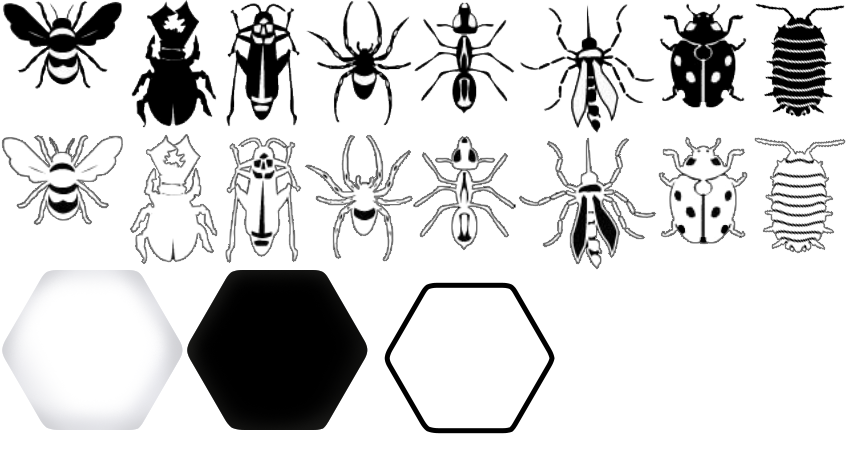
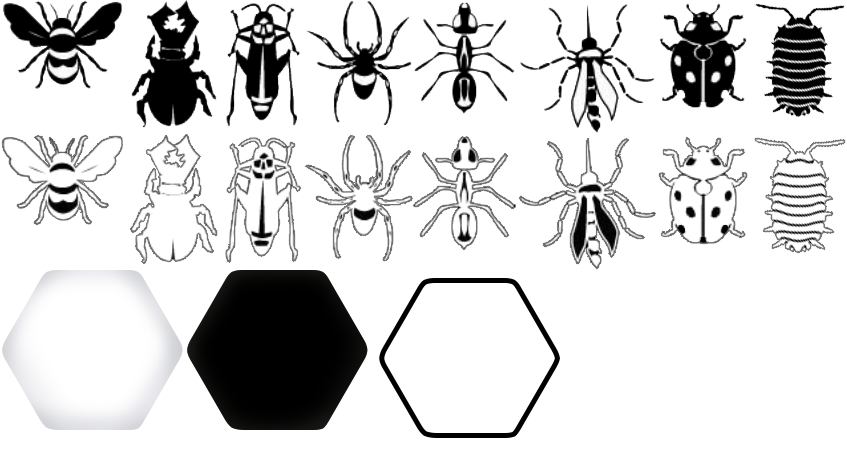
The second 847×465 image is a revision of the first. Changes to its layers:
moved "Black Line copy" above "White Line copy", painted on it, masked it over <box>379,278,560,438</box>
